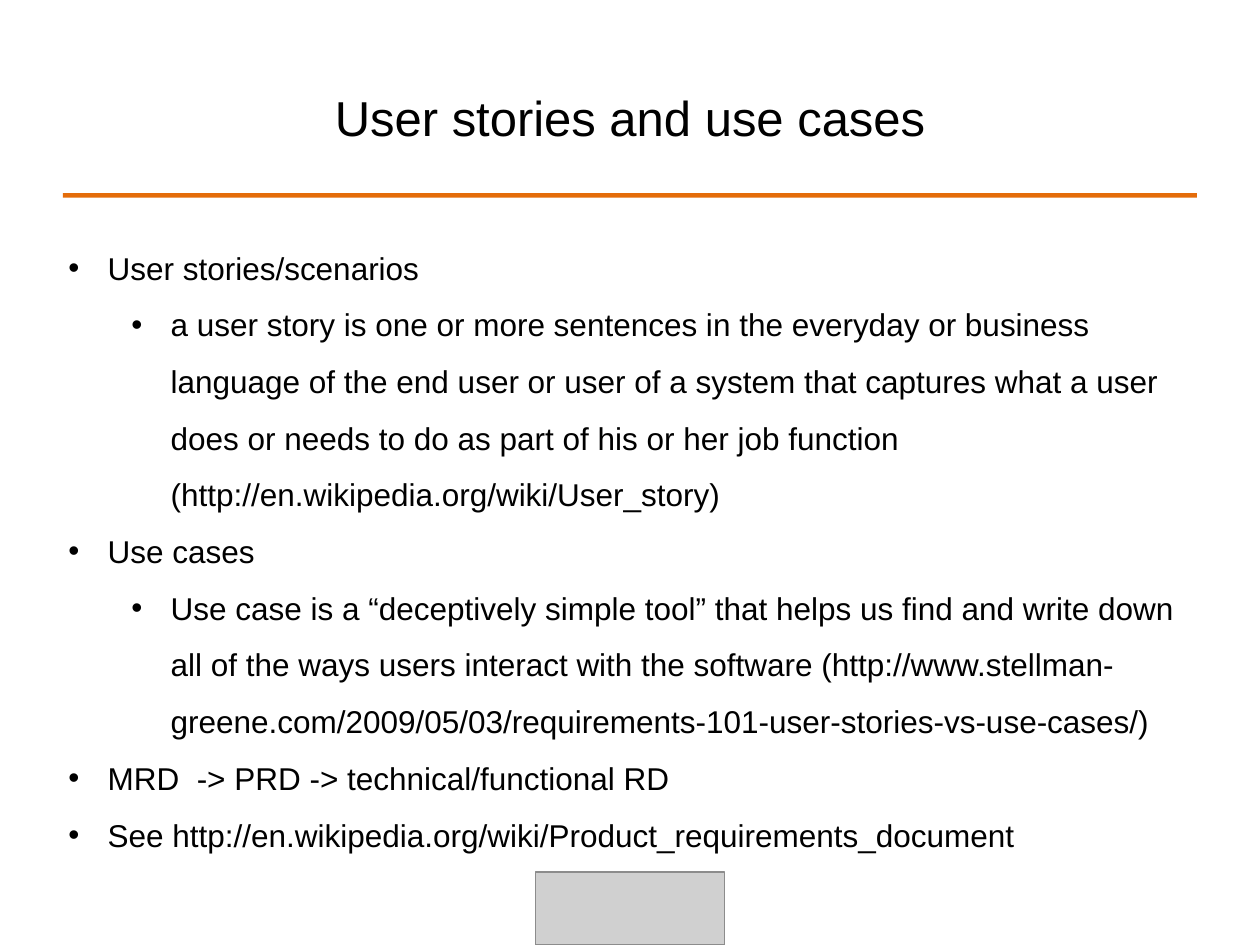
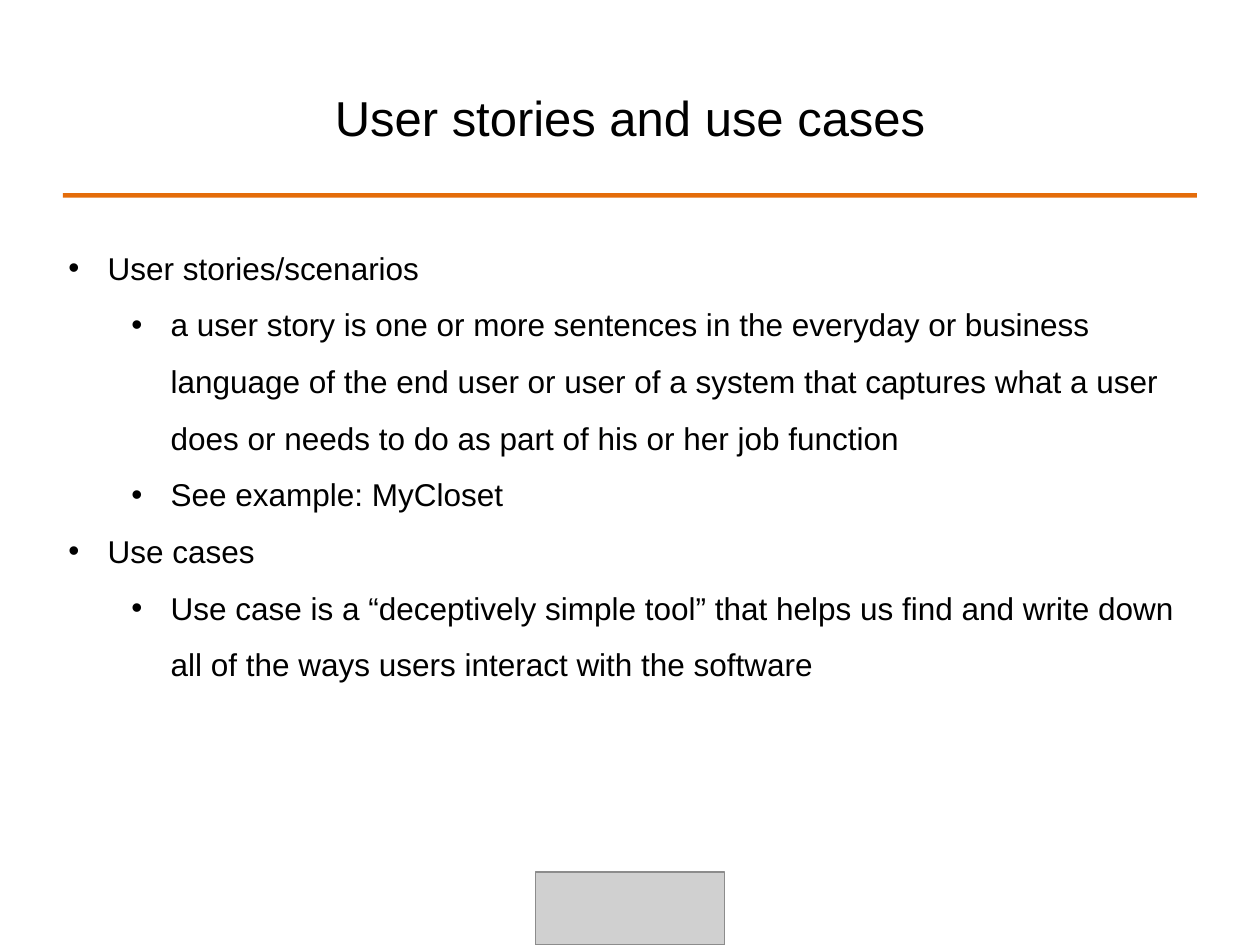
Before and after one commit to ALPHACamp/Camp-3-iOS-Dev, a slide deck: slide 27 of Class presentation/Week1 - Shyne/10-07-2014.ppt (slide 24 before the commit). Drawn at 1260x945 pixels with LibreOffice and Linux fonts; fonts in the diff are those of the drawing; grey boxes stand for pictures. Boxes give left, top, right and bottom in pixels: in the first picture for what was removed or moved away, otherwise in the second. Text is boxed around its words. In the diff, an @@ line names an element or a change of style, - is before the commit and + after.

```diff
--- a/Class presentation/Week1 - Shyne/10-07-2014.ppt
+++ b/Class presentation/Week1 - Shyne/10-07-2014.ppt
@@ text at bbox=[171, 313, 1157, 512]: text changed @@
-  • a user story is one or more sentences in the everyday or business language of the end user or user of a system that captures what a user does or needs to do as part of his or her job function (http://en.wikipedia.org/wiki/User_story)
+  • a user story is one or more sentences in the everyday or business language of the end user or user of a system that captures what a user does or needs to do as part of his or her job function
+  • See example: MyCloset
@@ text at bbox=[171, 597, 1173, 682]: text changed @@
-  • Use case is a “deceptively simple tool” that helps us find and write down all of the ways users interact with the software (http://www.stellman-greene.com/2009/05/03/requirements-101-user-stories-vs-use-cases/)
-• MRD -> PRD -> technical/functional RD
-• See http://en.wikipedia.org/wiki/Product_requirements_document
+  • Use case is a “deceptively simple tool” that helps us find and write down all of the ways users interact with the software
```
Also in this commit, not shown: 7 other slides changed, 2 slides added, 2 other files.
